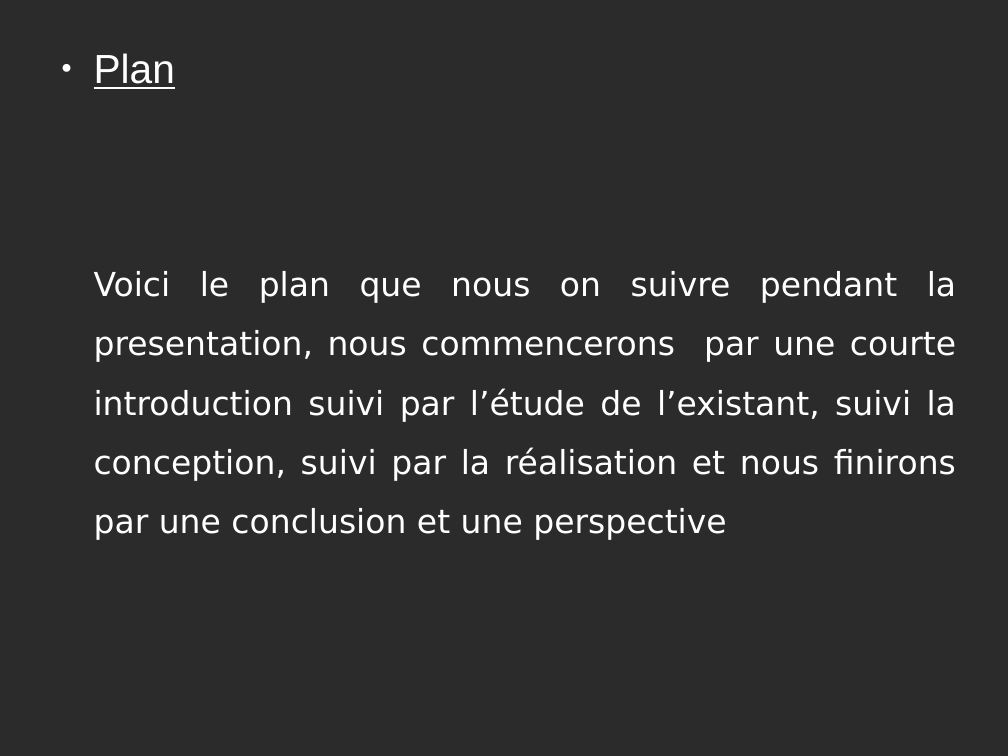
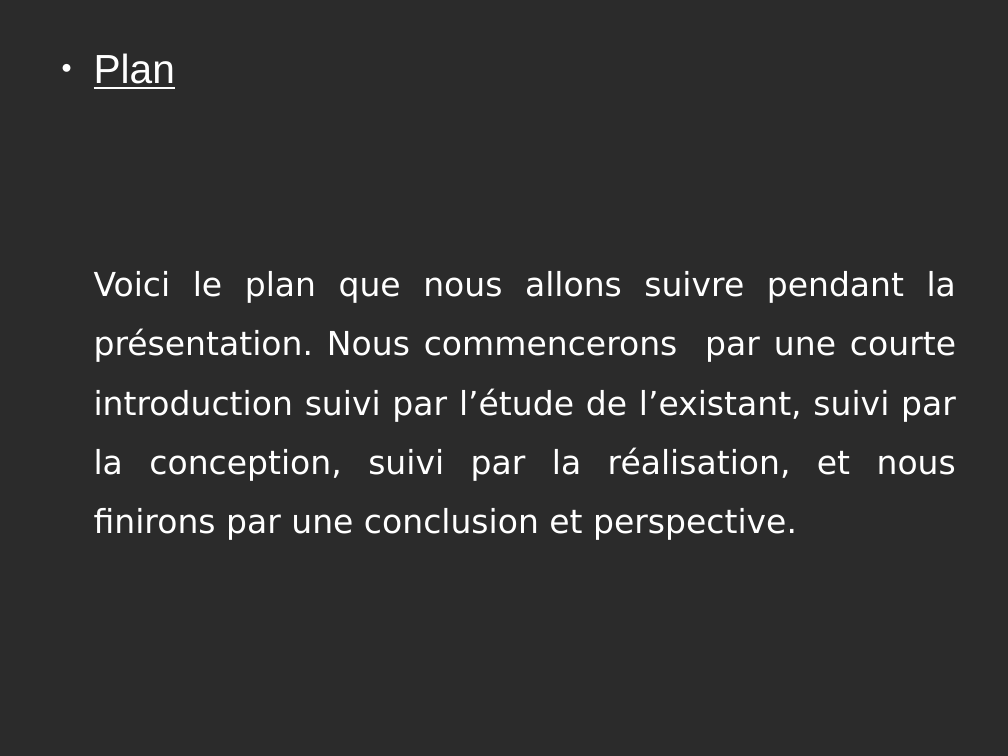
Before and after one commit to amine95bz/PFE, a slide deck: slide 2 of speech.odp. Drawn at 1008x756 pixels with LibreOffice and Linux fonts; fonts in the diff are those of the drawing; background and template pictures are left out; a plain dark background stands for a picture behind light text. Boxes give left, top, right and bottom in pixels: in the first picture for what was removed or moved away, otherwise in the second. Text is boxed around its words. In the diff, an @@ line names an element or a change of style, - is before the commit and + after.

```diff
--- a/speech.odp
+++ b/speech.odp
@@ text at box(94, 271, 956, 540): text changed @@
-Voici le plan que nous on suivre pendant la presentation, nous commencerons par une courte introduction suivi par l’étude de l’existant, suivi la conception, suivi par la réalisation et nous finirons par une conclusion et une perspective
+Voici le plan que nous allons suivre pendant la présentation. Nous commencerons par une courte introduction suivi par l’étude de l’existant, suivi par la conception, suivi par la réalisation, et nous finirons par une conclusion et perspective.
```
Also in this commit, not shown: 6 other slides changed, 1 other file.
